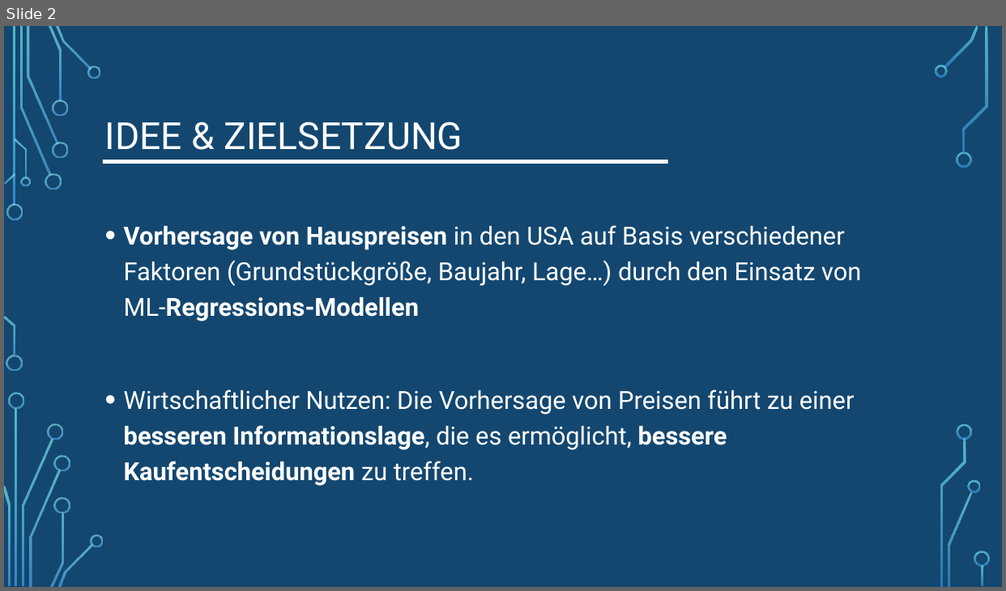
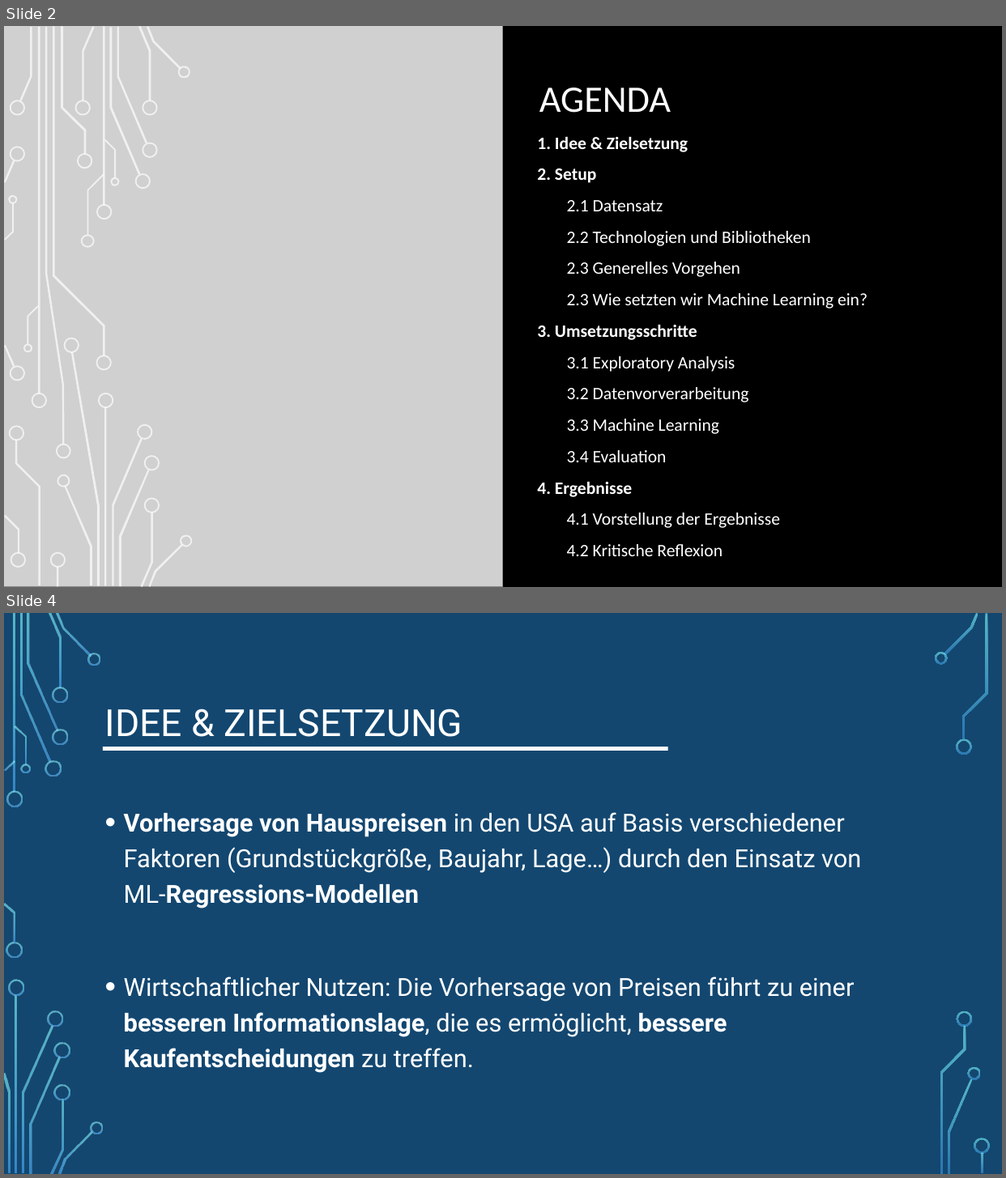
Before and after one commit to LennartFertig/DataExploration_HousePriceSeattle, a slide deck: House_Price_Prediction_Zwischenpräsentation.pptx. Shown one above the other, each under a label of ours: slide 2 before the commit, slides 2 and 4 after it; the slides between them are not shown. The pictures are 1006x591 and 1006x1178 pixels, drawn with LibreOffice and Linux fonts; fonts in the diff are those of the drawing; grey boxes stand for pictures; background and template pictures are left out. Boxes give left, top, right and bottom in pixels: in the first picture for what was removed or moved away, otherwise in the second. Text is boxed around its words. In the diff, an @@ line names an element or a change of style, - is before the commit and + after.

```diff
--- a/House_Price_Prediction_Zwischenpräsentation.pptx
+++ b/House_Price_Prediction_Zwischenpräsentation.pptx
@@ slide 2 added at <box>4,26,1002,587</box>, background picture (left out); not listed: 16 template elements that a slide beside it also shows @@
@@ rectangle added at <box>4,26,1002,587</box>, fill #000000 @@
@@ picture added at <box>4,26,503,587</box> @@
@@ title added at <box>539,88,671,113</box>, 36 pt, text #FFFFFF @@
+AGENDA
@@ text added at <box>537,137,867,557</box>, 16.8 pt, text #FFFFFF @@
+1. Idee & Zielsetzung
+2. Setup
+2.1 Datensatz
+2.2 Technologien und Bibliotheken
+2.3 Generelles Vorgehen
+2.3 Wie setzten wir Machine Learning ein?
+3. Umsetzungsschritte
+3.1 Exploratory Analysis
+3.2 Datenvorverarbeitung
+3.3 Machine Learning
+3.4 Evaluation
+4. Ergebnisse
+4.1 Vorstellung der Ergebnisse
+4.2 Kritische Reflexion
@@ group added at <box>4,26,193,587</box>: 50 freeform shapes, 4 rectangles @@
@@ what was slide 2 is now slide 4 @@
```
Also in this commit, not shown: 4 slides changed, 1 other slide added.
